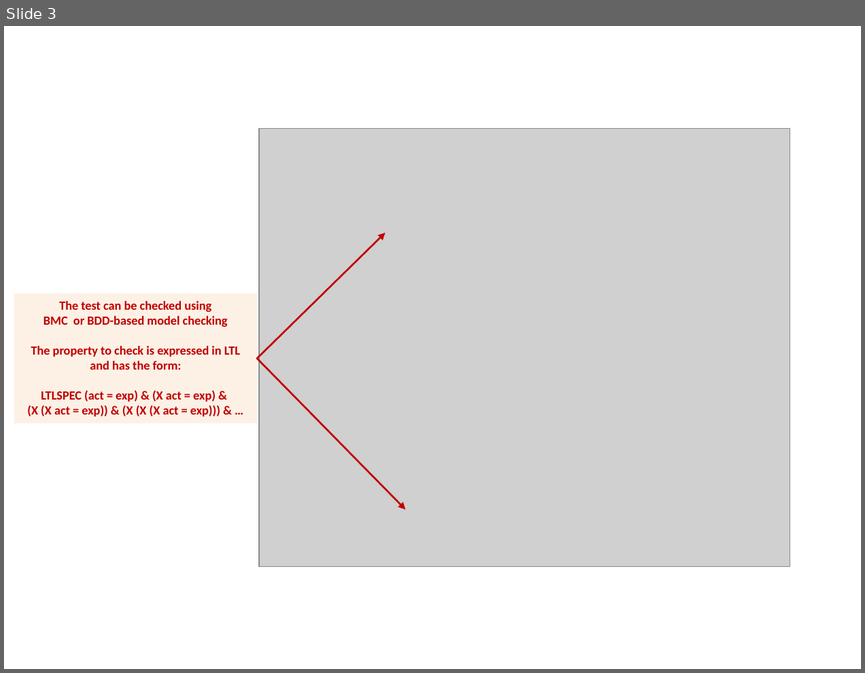
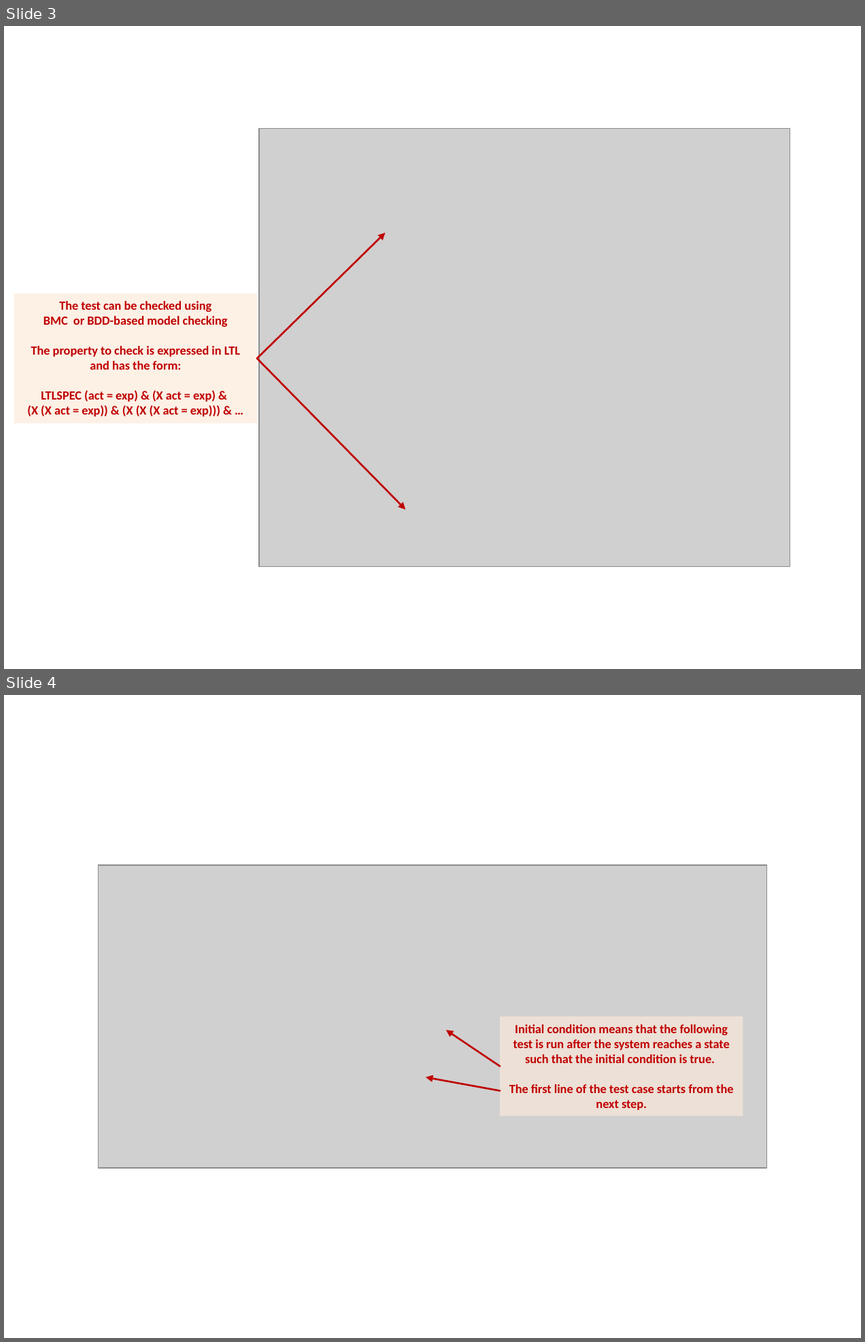
Before and after one commit to mbeddr/mbeddr.formal, a slide deck: code/tutorial/solutions/com.mbeddr.formal.nusmv.users_guide/figures/figures.pptx. Shown one above the other, each under a label of ours: slide 3 before the commit, slides 3 and 4 after it. The pictures are 865x673 and 865x1342 pixels, drawn with LibreOffice and Linux fonts; fonts in the diff are those of the drawing; grey boxes stand for pictures. Boxes give left, top, right and bottom in pixels: in the first picture for what was removed or moved away, otherwise in the second. Text is boxed around its words. In the diff, an @@ line names an element or a change of style, - is before the commit and + after.

Commit message:
nusmv tutorial: figure sources for verification case

```diff
--- a/code/tutorial/solutions/com.mbeddr.formal.nusmv.users_guide/figures/figures.pptx
+++ b/code/tutorial/solutions/com.mbeddr.formal.nusmv.users_guide/figures/figures.pptx
@@ slide 4 added at <box>4,695,861,1338</box>, background #FFFFFF @@
@@ picture added at <box>99,864,766,1167</box> @@
@@ rectangle added at <box>500,1016,742,1116</box>, fill #FDEADA at 65% opacity, 10.5 pt, text #C00000, bold @@
+Initial condition means that the following test is run after the system reaches a state such that the initial condition is true.
+The first line of the test case starts from the next step.
@@ arrow added from (500, 1066) to (446, 1030), #C00000 1.5 pt @@
@@ arrow added from (500, 1091) to (426, 1077), #C00000 1.5 pt @@
```
